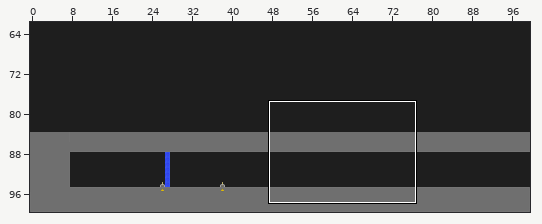
Tiled map -- maps/level_2.tmx. Above: a wide view before the commit, with the close-up outlined.
Close-up. The starting point:
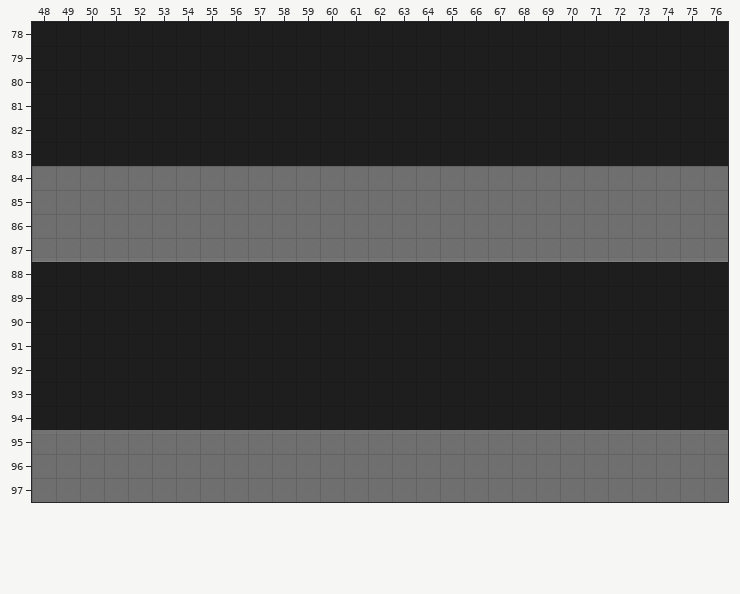
Cells are 128x128 px. Shown: x 48..76, y 78..97. The commit also changed other parts of the map, which this record leaves out. Not drawn, because the pictures are missing: unchanged layer "Coins".
The result:
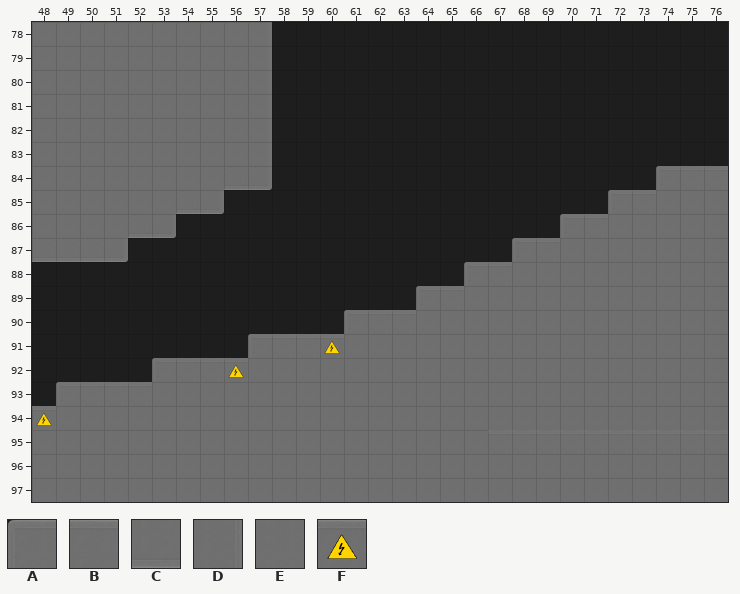
Key: from "Tiles": A 156 "ConcreteLeft", B 157 "ConcreteMid", C 157 turned 180 "ConcreteMid", D 160 flipped left-right "ConcreteSide", E 161 "Concrete", F 162 "ConcreteElectric".
_ is an empty cell, . an unchanged one.
Difference:
--- layer "Platforms"
@@ x 48..76 @@
-78 __________...................
-79 __________...................
-80 __________...................
-81 __________...................
-82 __________...................
-83 __________...................
-84 ..........EEEEEEEEEEEEEEEE...
-85 ........EEEEEEEEEEEEEEEE.....
-86 ......EEEEEEEEEEEEEEEE.......
-87 ....CCCCCCCCCCCCCCCC.........
-88 ..................___________
-89 ................_____________
-90 .............________________
-91 .........___.________________
-92 .....___.____________________
-93 .____________________________
-94 .____________________________
+78 EEEEEEEEED...................
+79 EEEEEEEEED...................
+80 EEEEEEEEED...................
+81 EEEEEEEEED...................
+82 EEEEEEEEED...................
+83 EEEEEEEEED...................
+84 ..........________________...
+85 ........________________.....
+86 ......________________.......
+87 ....________________.........
+88 ..................ABEEEEEEEEE
+89 ................ABEEEEEEEEEEE
+90 .............ABBEEEEEEEEEEEEE
+91 .........ABB.EEEEEEEEEEEEEEEE
+92 .....ABB.EEEEEEEEEEEEEEEEEEEE
+93 .ABBBEEEEEEEEEEEEEEEEEEEEEEEE
+94 .EEEEEEEEEEEEEEEEEEEEEEEEEEEE
--- layer "Don't Touch"
@@ x 56..60 @@
-91 ...._
-92 _....
+91 ....F
+92 F....
@@ x 48..48 @@
-94 _
+94 F
Pixel boxes of the changes (left, top, right, bottom) in both close-ups:
changed: (32, 22, 728, 430)
